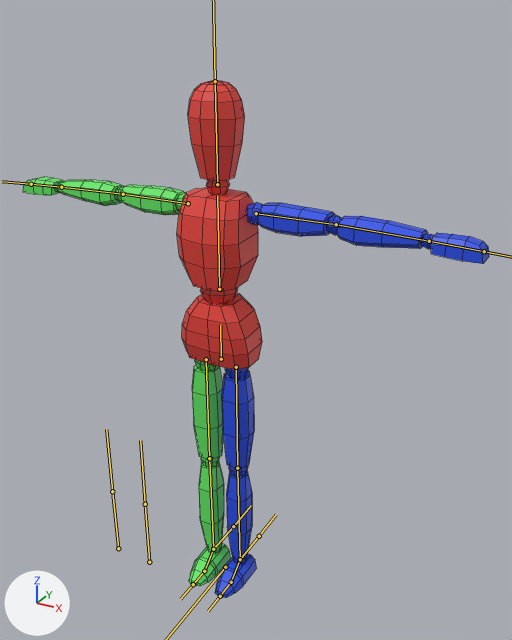
Before and after pictures for a commit that changed the FBX model Assets/Models/Template Entity.fbx.
One viewpoint serves both versions: a 50 mm camera at (1.086, -1.742, 1.899) aimed at (0.063, 0.117, 0.969). The axes (+X, +Y, +Z) are drawn at lower left. The lights are the same throughout. The bones that bend it are drawn over the model as lines. Mesh edges are drawn as thin lines.
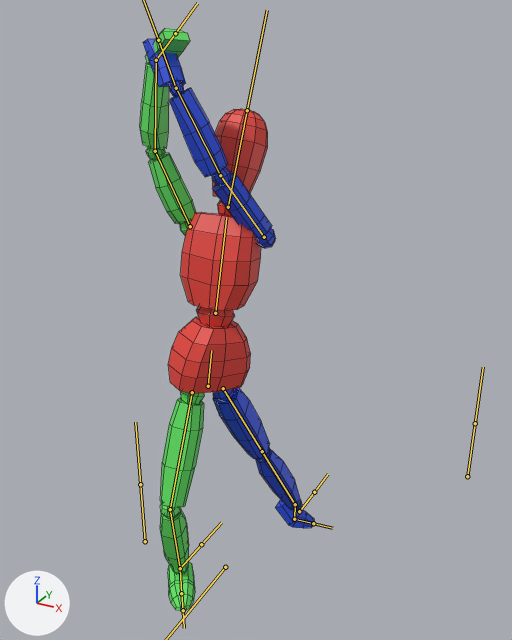
The newer file adds an action. The first version stands in its rest pose; the second is drawn at frame 19 of the action 'Armature|Attacking'.

What the commit changed:
Bone 'Hip' (bone_hip) moves from (0.0, 0.0, 0.0) to (0.0, -0.061, 0.082).
Bone 'Hip' (bone_hip) turns from (0, 0, 0) to (-20, 60, -20) degrees about its own x, y and z.
Bone 'Spine' (bone_spine) turns from (0, 0, 0) to (-6, -48, 1) degrees about its own x, y and z.
Bone 'Head' (bone_head) turns from (0, 0, 0) to (3, -136, -6) degrees about its own x, y and z.
Bone 'Upper Arm.L' (bone_upper_arm_l) turns from (0, 0, 0) to (-73, 131, 56) degrees about its own x, y and z.
Bone 'Lower Arm.L' (bone_lower_arm_l) turns from (0, 0, 0) to (11, 40, -7) degrees about its own x, y and z.
Bone 'Hand.L' (bone_hand_l) turns from (0, 0, 0) to (24, 0, -17) degrees about its own x, y and z.
Bone 'Upper Arm.R' (bone_upper_arm_r) turns from (0, 0, 0) to (27, 40, -46) degrees about its own x, y and z.
Bone 'Lower Arm.R' (bone_lower_arm_r) turns from (0, 0, 0) to (25, 14, -12) degrees about its own x, y and z.
Bone 'Hand.R' (bone_hand_r) turns from (0, 0, 0) to (64, 38, 66) degrees about its own x, y and z.
Bone 'Upper Leg.L' (bone_upper_leg_l) turns from (0, 0, 0) to (-48, -33, 18) degrees about its own x, y and z.
Bone 'Lower Leg.L' (bone_lower_leg_l) turns from (0, 0, 0) to (0, 0, 1) degrees about its own x, y and z.
Bone 'Foot.L' (bone_foot_l) turns from (0, 0, 0) to (17, 14, -64) degrees about its own x, y and z.
Bone 'Toes.L' (bone_toes_l) turns from (0, 0, 0) to (-16, -9, 45) degrees about its own x, y and z.
Bone 'Upper Leg.R' (bone_upper_leg_r) turns from (0, 0, 0) to (13, 48, 14) degrees about its own x, y and z.
Bone 'Lower Leg.R' (bone_lower_leg_r) turns from (0, 0, 0) to (0, 0, -38) degrees about its own x, y and z.
Bone 'Foot.R' (bone_foot_r) turns from (0, 0, 0) to (-24, -11, 22) degrees about its own x, y and z.

Changed parts and their boxes (x1, y1, x2, y2) in the pictures (512 x 640 px):
'Cube', posed (63% narrower, 13% taller)
    before: (23, 81, 489, 598)
    after: (140, 28, 314, 611)
bone 'Hip', root to tip
    before: (221, 359) to (220, 325)
    after: (208, 386) to (211, 350)
bone 'Spine', root to tip
    before: (219, 289) to (217, 195)
    after: (215, 313) to (226, 217)
bone 'Head', root to tip
    before: (217, 184) to (215, 81)
    after: (228, 207) to (247, 110)
bone 'Upper Arm.L', root to tip
    before: (256, 213) to (336, 224)
    after: (264, 237) to (220, 175)
bone 'Lower Arm.L', root to tip
    before: (336, 224) to (429, 241)
    after: (220, 175) to (176, 88)
bone 'Hand.L', root to tip
    before: (429, 241) to (484, 251)
    after: (176, 88) to (158, 40)
bone 'Upper Arm.R', root to tip
    before: (188, 203) to (123, 194)
    after: (190, 226) to (155, 151)
bone 'Lower Arm.R', root to tip
    before: (123, 194) to (61, 187)
    after: (155, 151) to (156, 60)
bone 'Hand.R', root to tip
    before: (61, 187) to (31, 184)
    after: (156, 60) to (175, 33)
bone 'Upper Leg.L', root to tip
    before: (236, 367) to (237, 468)
    after: (223, 388) to (262, 451)
bone 'Lower Leg.L', root to tip
    before: (237, 468) to (240, 559)
    after: (262, 451) to (295, 504)
bone 'Foot.L', root to tip
    before: (240, 559) to (231, 582)
    after: (295, 504) to (294, 519)
bone 'Toes.L', root to tip
    before: (231, 582) to (220, 596)
    after: (294, 519) to (313, 523)
bone 'Upper Leg.R', root to tip
    before: (206, 359) to (209, 458)
    after: (192, 392) to (170, 509)
bone 'Lower Leg.R', root to tip
    before: (209, 458) to (213, 549)
    after: (170, 509) to (180, 568)
bone 'Foot.R', root to tip
    before: (213, 549) to (204, 571)
    after: (180, 568) to (181, 593)
